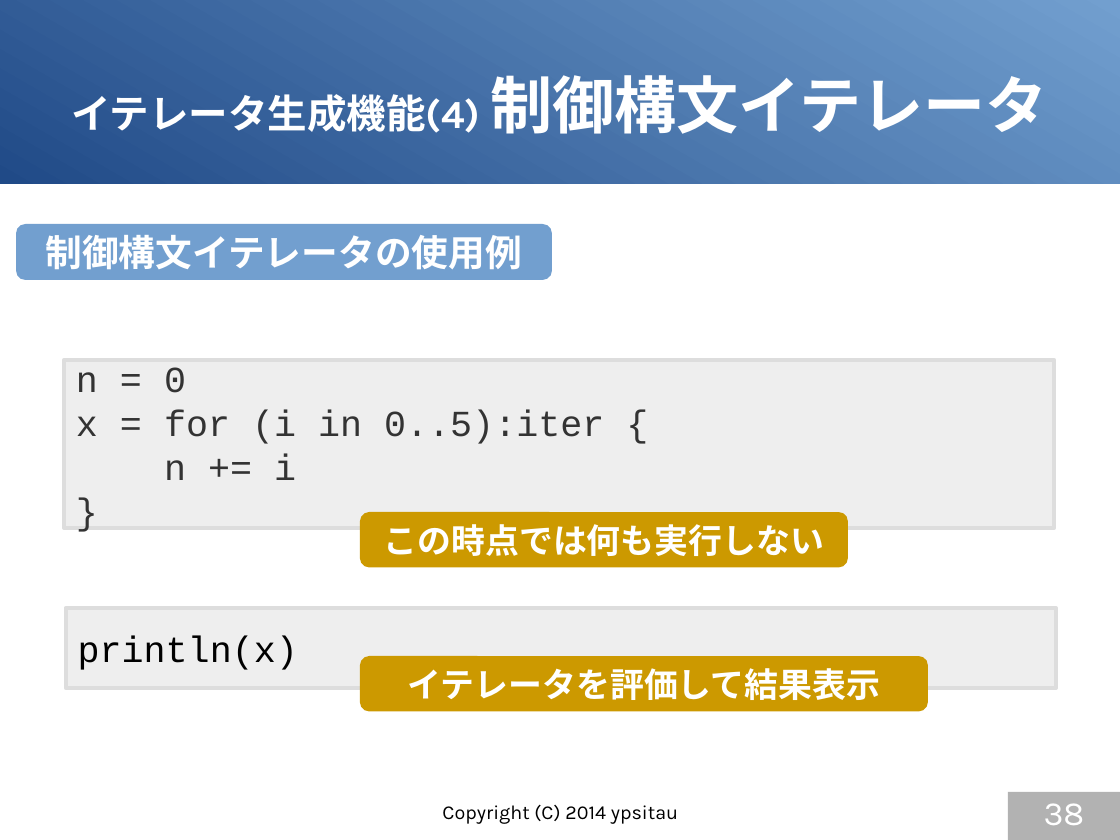
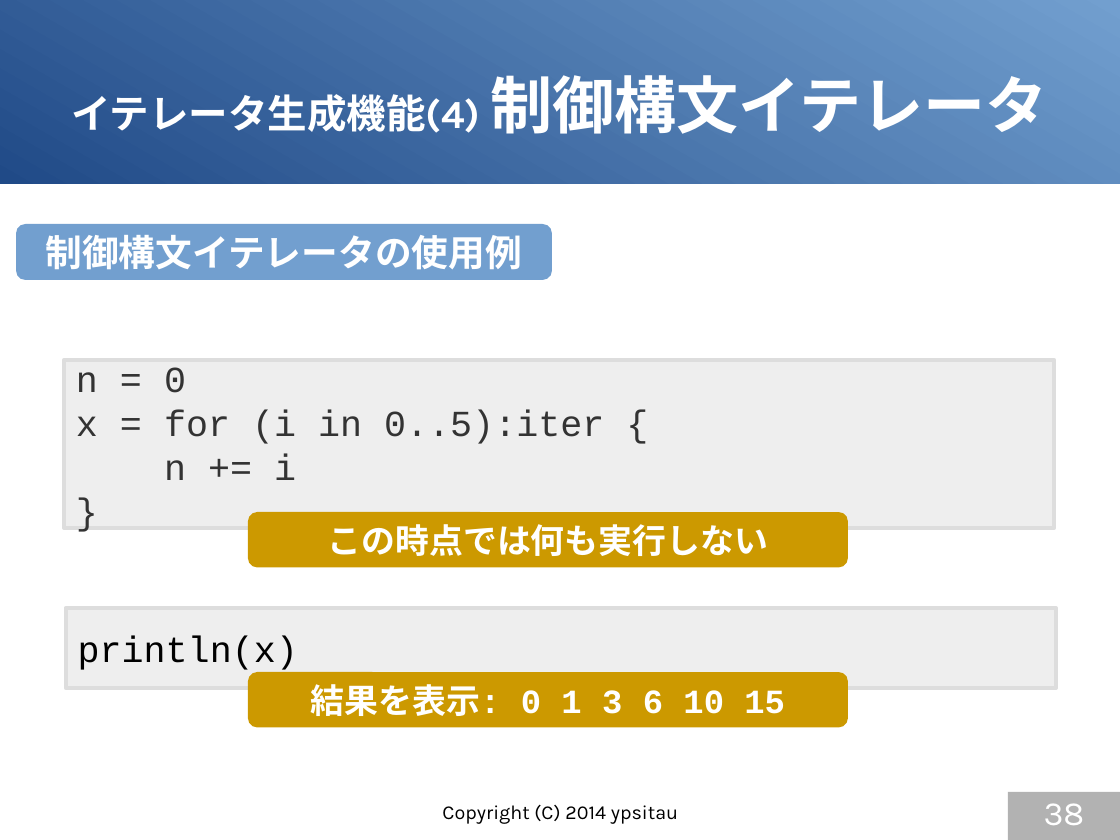
Before and after one commit to gura-lang/gura-doc, a slide deck: slide 38 of presentation/gura-introduction.odp. Drawn at 1120x840 pixels with LibreOffice and Linux fonts; fonts in the diff are those of the drawing. Boxes give left, top, right and bottom in pixels: in the first picture for what was removed or moved away, otherwise in the second. Text is boxed around its words. In the diff, an @@ line names an element or a change of style, - is before the commit and + after.

Commit message:
updated presentation

```diff
--- a/presentation/gura-introduction.odp
+++ b/presentation/gura-introduction.odp
@@ rounded rectangle "この時点では何も実行しない": place and size @@
-rounded rectangle "この時点では何も実行しない" at (360,512,848,568)
+rounded rectangle "この時点では何も実行しない" at (248,512,849,568)
@@ rounded rectangle "結果を表示: 0 1 3 6 ...": place and size @@
-rounded rectangle "結果を表示: 0 1 3 6 ..." at (360,657,928,712)
+rounded rectangle "結果を表示: 0 1 3 6 ..." at (248,672,849,728)
@@ text in rounded rectangle at (311,684,785,716): text changed @@
-イテレータを評価して結果表示
+結果を表示: 0 1 3 6 10 15
```
Also in this commit, not shown: 2 other slides changed.
